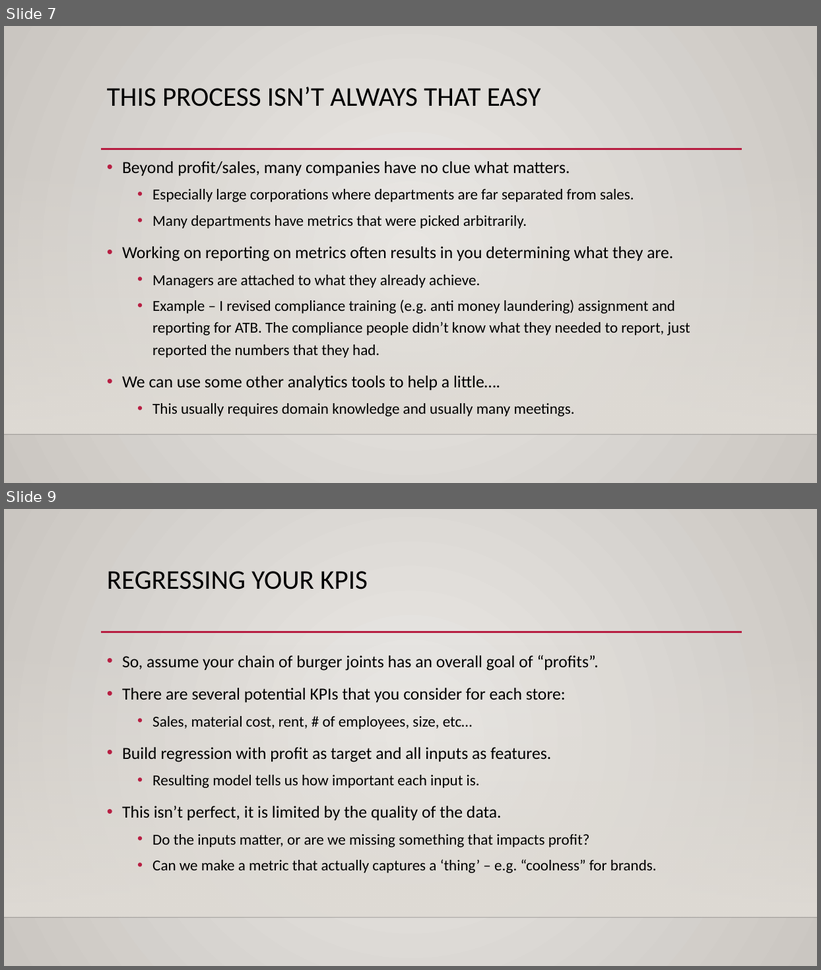
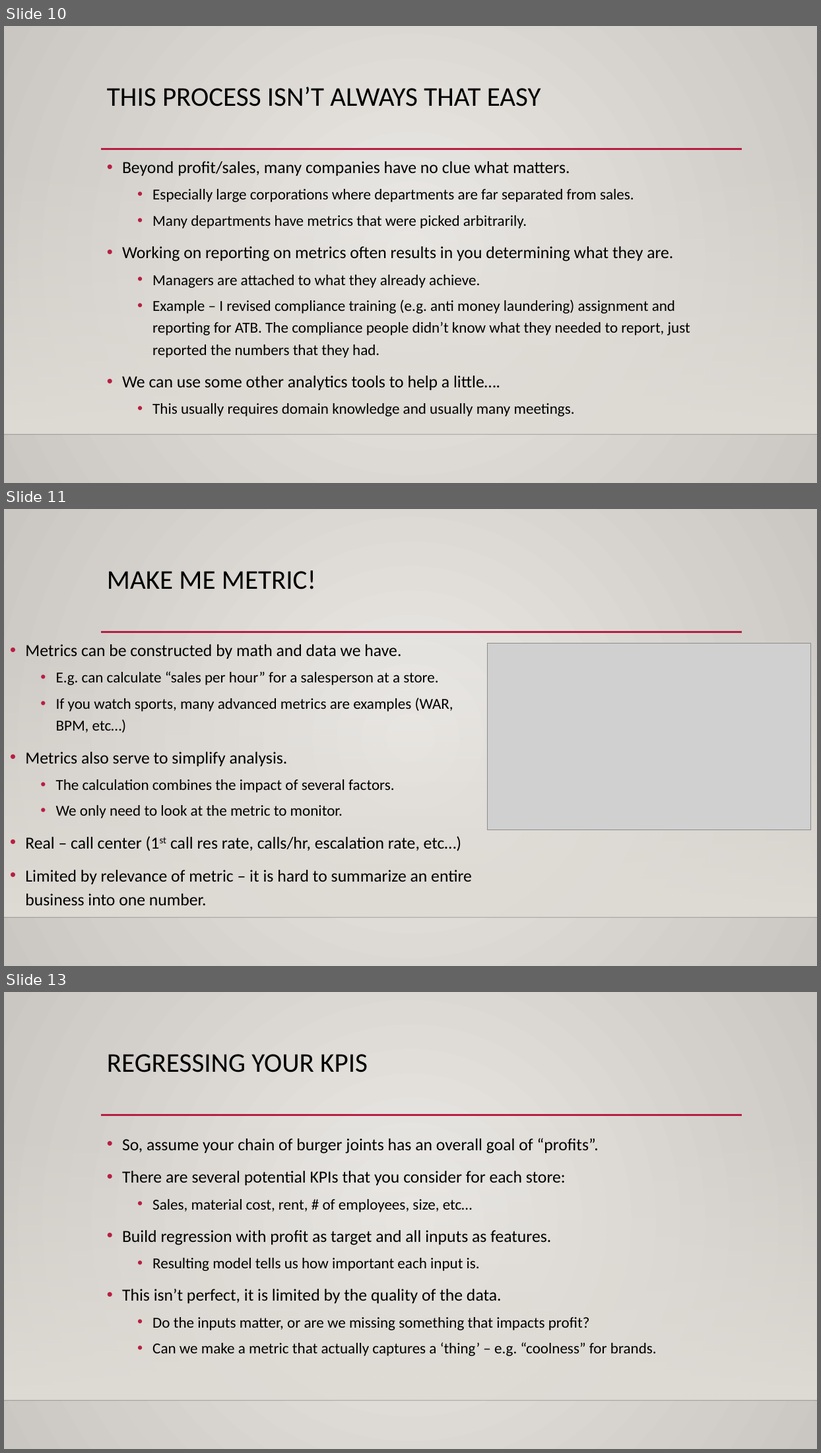
Before and after one commit to AkeemSemper/ml_datasets, a slide deck: slides/kpi.pptx. Shown one above the other, each under a label of ours: slides 7 and 9 before the commit, slides 10, 11 and 13 after it; the slides between them are not shown. The pictures are 821x970 and 821x1453 pixels, drawn with LibreOffice and Linux fonts; fonts in the diff are those of the drawing; grey boxes stand for pictures; background and template pictures are left out. Boxes give left, top, right and bottom in pixels: in the first picture for what was removed or moved away, otherwise in the second. Text is boxed around its words. In the diff, an @@ line names an element or a change of style, - is before the commit and + after.

```diff
--- a/slides/kpi.pptx
+++ b/slides/kpi.pptx
@@ slide 11 added at (4, 509, 817, 966), background gradient #ECEAE7 to #CAC7C1; not listed: 3 template elements that a slide beside it also shows @@
@@ title added at (107, 570, 316, 590), 32 pt, text #000000 @@
+MAKE ME METRIC!
@@ text added at (25, 644, 472, 906), 20 pt, text #000000 @@
+• Metrics can be constructed by math and data we have.
+  • E.g. can calculate “sales per hour” for a salesperson at a store.
+  • If you watch sports, many advanced metrics are examples (WAR, BPM, etc…)
+• Metrics also serve to simplify analysis.
+  • The calculation combines the impact of several factors.
+  • We only need to look at the metric to monitor.
+• Real – call center (1st call res rate, calls/hr, escalation rate, etc…)
+• Limited by relevance of metric – it is hard to summarize an entire business into one number.
@@ picture added at (488, 643, 811, 830) @@
@@ what was slide 7 is now slide 10 @@
@@ what was slide 9 is now slide 13 @@
```
Also in this commit, not shown: 2 slides changed, 3 other slides added, 2 other files.
